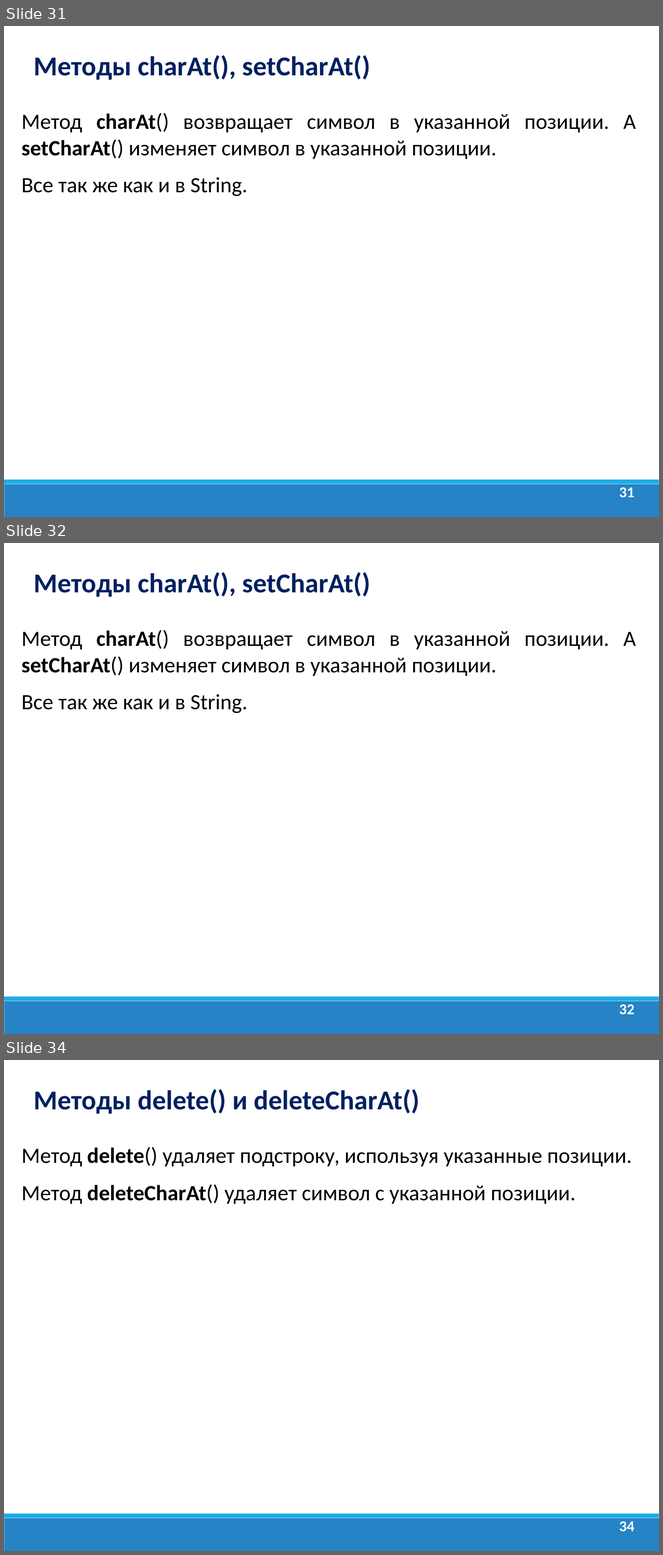
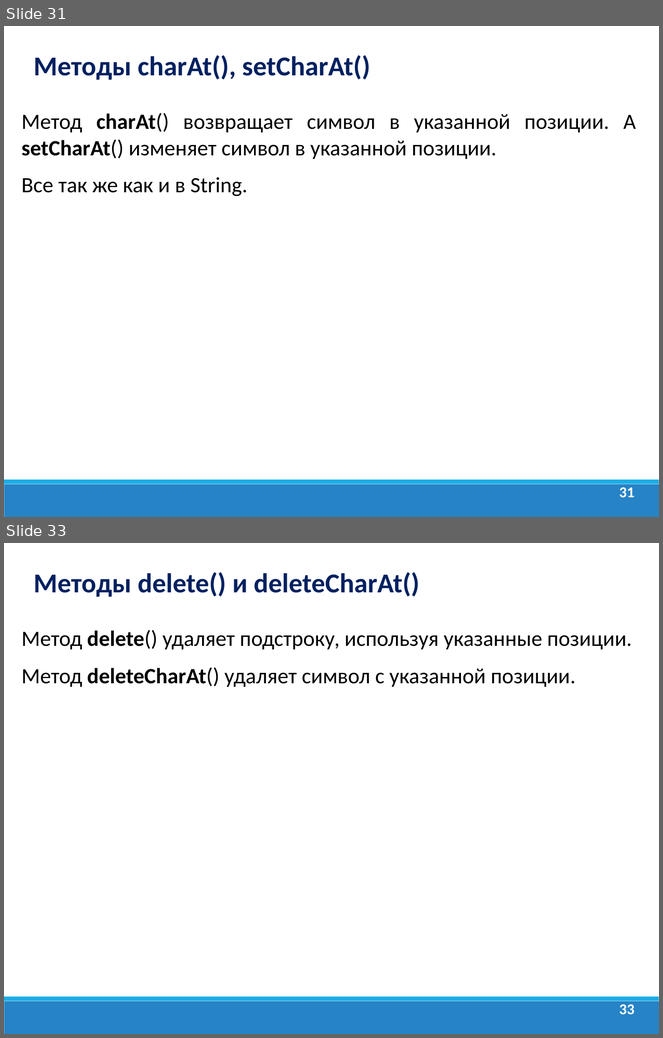
Before and after one commit to dmitry-academy/academy_5220, a slide deck: academy5220/resources/presentations/Java Lection 5. Пакеты.Math.String.ppt. Shown one above the other, each under a label of ours: slides 31, 32 and 34 before the commit, slides 31 and 33 after it; the slides between them are not shown. The pictures are 663x1555 and 663x1038 pixels, drawn with LibreOffice and Linux fonts; fonts in the diff are those of the drawing; background and template pictures are left out. Boxes give left, top, right and bottom in pixels: in the first picture for what was removed or moved away, otherwise in the second. Text is boxed around its words. In the diff, an @@ line names an element or a change of style, - is before the commit and + after.

```diff
--- a/academy5220/resources/presentations/Java Lection 5. Пакеты.Math.String.ppt
+++ b/academy5220/resources/presentations/Java Lection 5. Пакеты.Math.String.ppt
@@ slide 32 removed at bbox=[4, 543, 659, 1034], background #FFFFFF; not listed: 2 template elements that a slide beside it also shows @@
@@ text removed at bbox=[34, 572, 371, 597] @@
-Методы charAt(), setCharAt()
@@ text removed at bbox=[22, 630, 636, 714] @@
-Метод charAt() возвращает символ в указанной позиции. А setCharAt() изменяет символ в указанной позиции.
-Все так же как и в String.
@@ page number removed at bbox=[619, 1005, 634, 1015] @@
-32
@@ what was slide 34 is now slide 33 @@
@@ page number at bbox=[619, 1005, 634, 1015]: text changed @@
-34
+33
```
Also in this commit, not shown: 5 slides changed, 44 other files.
